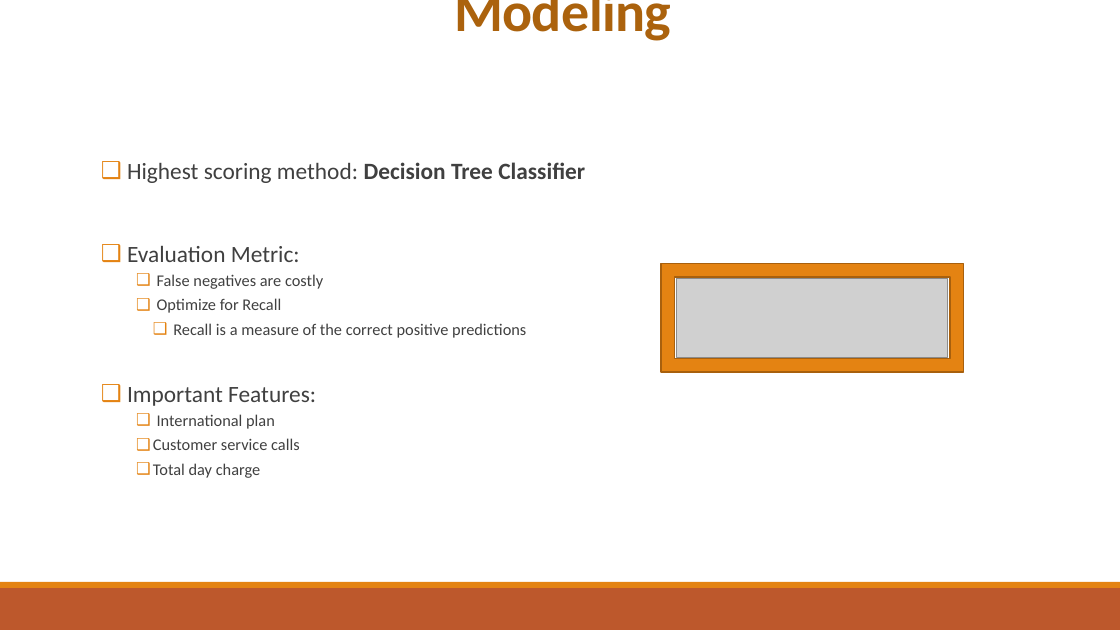
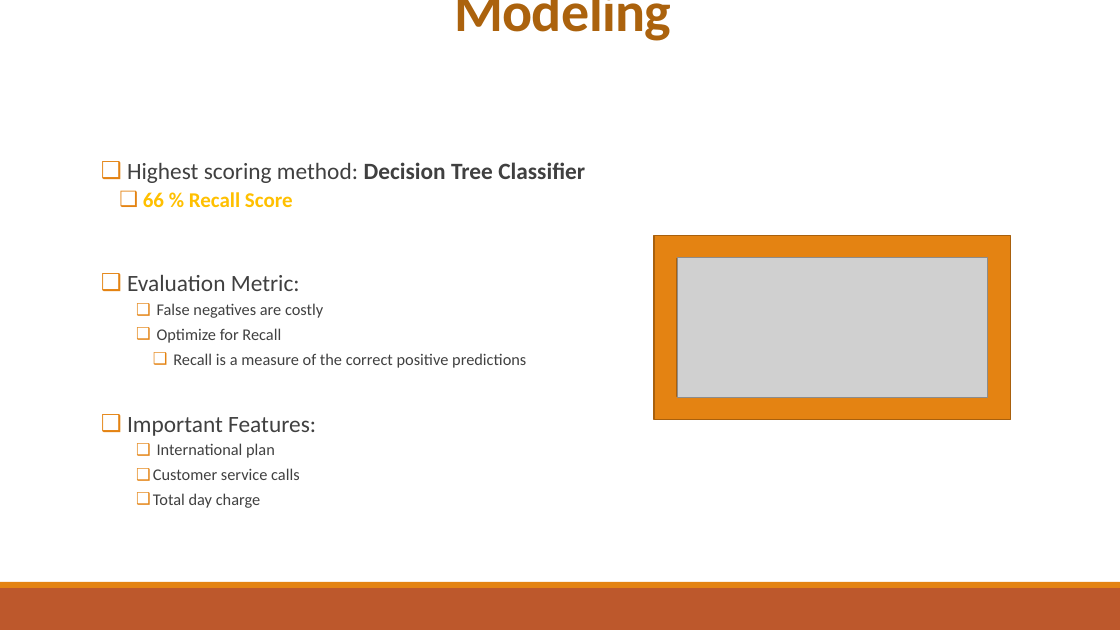
Before and after one commit to MHolthouser1024/dsc-phase-3-project-v2-3, a slide deck: slide 5 of Presentation.pptx. Drawn at 1120x630 pixels with LibreOffice and Linux fonts; fonts in the diff are those of the drawing; grey boxes stand for pictures. Boxes give left, top, right and bottom in pixels: in the first picture for what was removed or moved away, otherwise in the second. Text is boxed around its words. In the diff, an @@ line names an element or a change of style, - is before the commit and + after.

```diff
--- a/Presentation.pptx
+++ b/Presentation.pptx
@@ text at (143,192,293,207): paragraph added @@
+  ❑ 66 % Recall Score
@@ frame: place and size @@
-frame at (661,264,964,372)
+frame at (655,236,1011,420)
@@ picture added at (677,258,987,397) @@
@@ picture removed at (676,278,948,357) @@
```
Also in this commit, not shown: 2 other slides changed.
